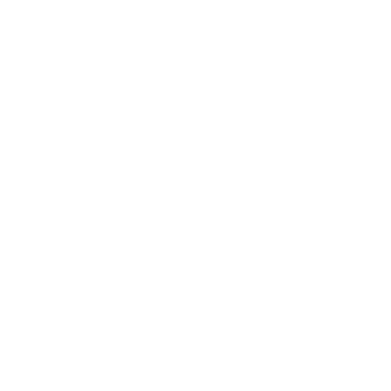
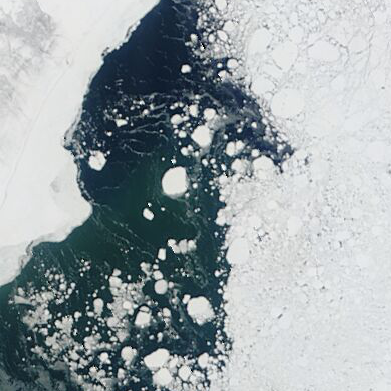
Layered file, before and after one edit (391×391). Changes by layer:
added layer "298_hudson_bay_100km_20050409.terra.truecolor.250m" above "Background" over [0,0,391,391]
